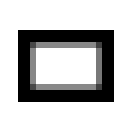
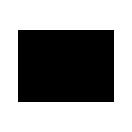
Revision of a layered w=132, h=132 image; what changed, layer by layer:
added layer "Rectangle 2" above "Rectangle 1" over [30, 42, 102, 90]
